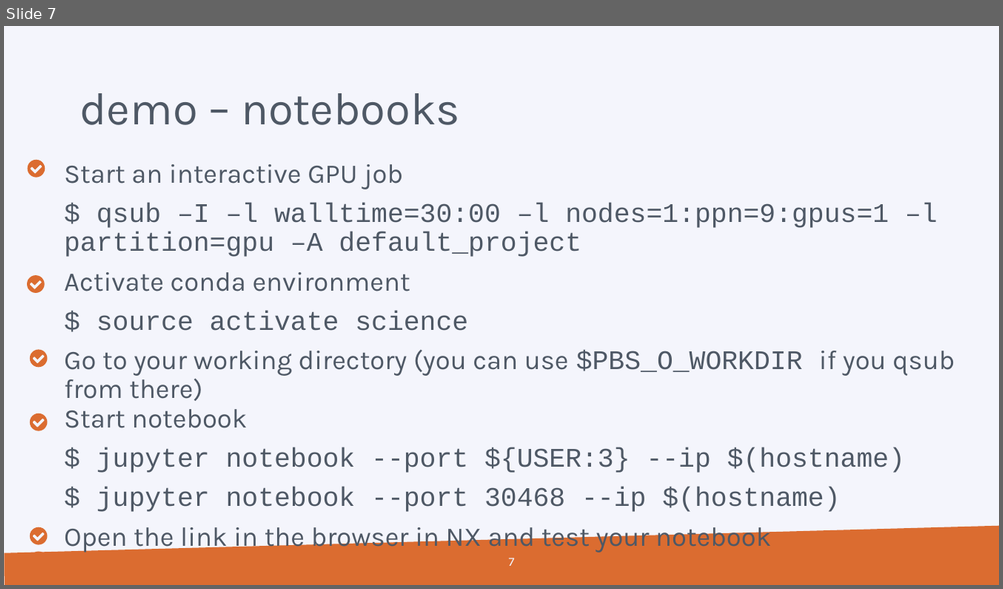
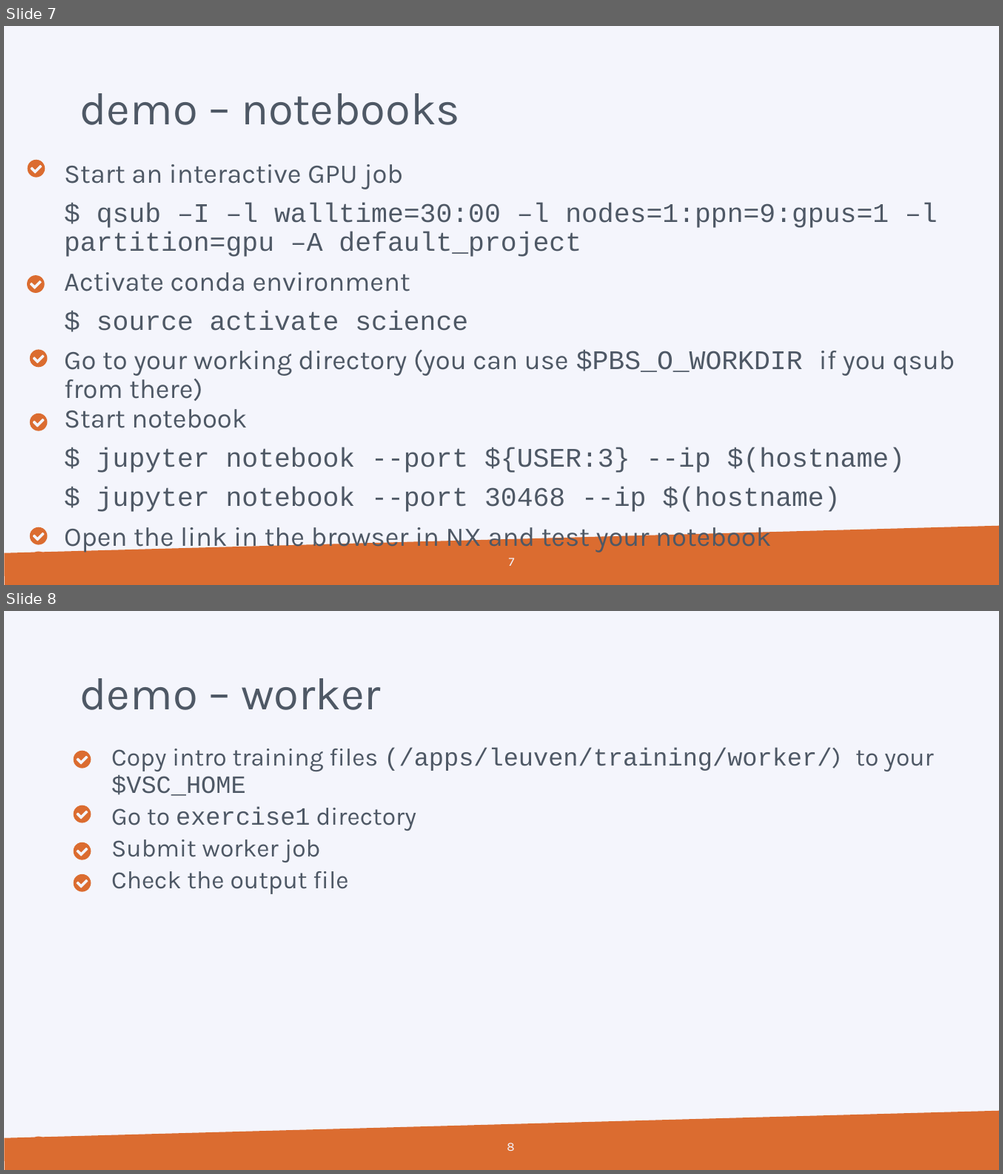
Before and after one commit to hpcleuven/HPC-intro, a slide deck: VSCintro-demo.pptx. Shown one above the other, each under a label of ours: slide 7 before the commit, slides 7 and 8 after it. The pictures are 1003x589 and 1003x1174 pixels, drawn with LibreOffice and Linux fonts; fonts in the diff are those of the drawing; background and template pictures are left out. Boxes give left, top, right and bottom in pixels: in the first picture for what was removed or moved away, otherwise in the second. Text is boxed around its words. In the diff, an @@ line names an element or a change of style, - is before the commit and + after.

```diff
--- a/VSCintro-demo.pptx
+++ b/VSCintro-demo.pptx
@@ slide 8 added at box(4, 611, 999, 1170), background #F4F5FC; not listed: 1 template element that a slide beside it also shows @@
@@ title added at box(79, 678, 381, 710), 44 pt, text #4E5865 @@
+demo – worker
@@ freeform shape added at box(74, 751, 91, 769), fill #DB6C30 @@
@@ text added at box(111, 748, 933, 894), 24 pt, text #4E5865 @@
+    Copy intro training files (/apps/leuven/training/worker/) to your $VSC_HOME
+    Go to exercise1 directory
+    Submit worker job
+    Check the output file
@@ freeform shape added at box(74, 806, 91, 823), fill #DB6C30 @@
@@ freeform shape added at box(74, 843, 91, 860), fill #DB6C30 @@
@@ freeform shape added at box(74, 874, 91, 892), fill #DB6C30 @@
@@ freeform shape added at box(30, 1137, 47, 1155), fill #DB6C30 @@
@@ page number added at box(506, 1143, 514, 1151), 12 pt, text #F4F5FC @@
+8
```
Also in this commit, not shown: 1 slide changed.
